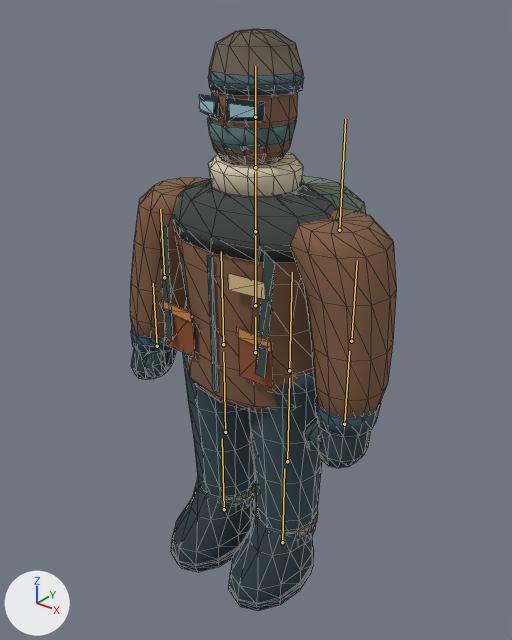
An edit to the glTF model public/models/bandit-rust.glb, drawn before and after from the same camera.
Before and after are seen from a 50 mm camera at (1.56, -1.95, 2.38) aimed at (0.04, -0.05, 1.21). The axes (+X, +Y, +Z) are drawn at lower left. The lights are the same throughout. The picture after the commit comes second. The bones that change, and the others that lie on the model, are drawn over the model as lines. Mesh edges are drawn as thin lines.

The first picture shows 'Wayfarer_clothing'.
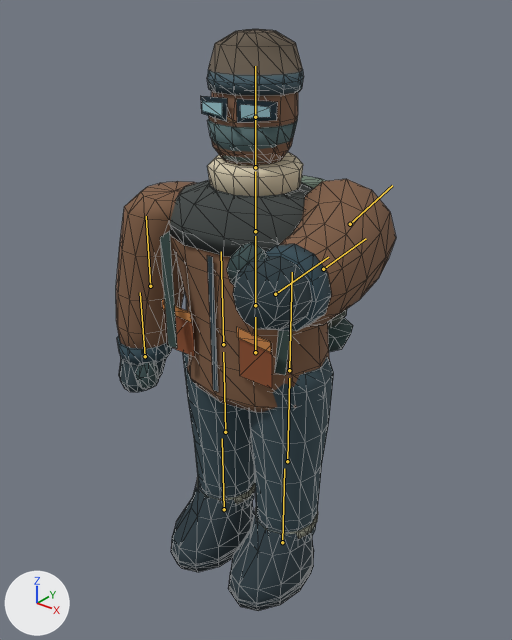
The newer file adds an action. The first version stands in its rest pose; the second is drawn at frame 5 of the action 'punch'.

Changed parts and their boxes (x1, y1, x2, y2) in the pictures (512 x 640 px):
```json
{"object": "Wayfarer_clothing", "change": "posed", "before": [130, 29, 397, 611], "after": [116, 29, 396, 611]}
{"bone": "ArmR", "before": "(339, 230) to (345, 119)", "after": "(350, 224) to (392, 185)"}
{"bone": "ElbowR", "before": "(351, 341) to (357, 260)", "after": "(323, 269) to (366, 238)"}
```

The change, as JSON lines over the scene's bpy script:
```json
{"block": "bone_chest", "where": "bone_chest = bpy.data.objects['bandit-rust'].pose.bones['Chest']  # child of 'Spine'"}
{"op": "set", "path": "bone_chest.rotation_quaternion", "old": "(1.0, 0.0, 0.0, 0.0)", "new": "(0.992, 0.0, 0.108, 0.0)", "note": "degrees (0, 0, 0) -> degrees (0, 12, 0)"}
{"block": "bone_armr", "where": "bone_armr = bpy.data.objects['bandit-rust'].pose.bones['ArmR']  # child of 'Chest'"}
{"op": "set", "path": "bone_armr.rotation_quaternion", "old": "(1.0, 0.0, 0.0, 0.0)", "new": "(0.747, -0.652, -0.033, -0.037)", "note": "degrees (0, 0, 0) -> degrees (-82, -6, -1)"}
{"block": "bone_elbowr", "where": "bone_elbowr = bpy.data.objects['bandit-rust'].pose.bones['ElbowR']  # child of 'ArmR'"}
{"op": "set", "path": "bone_elbowr.rotation_quaternion", "old": "(1.0, 0.0, 0.0, 0.0)", "new": "(0.989, -0.062, 0.0, 0.0)", "note": "degrees (0, 0, 0) -> degrees (-7, 0, 0)"}
```
